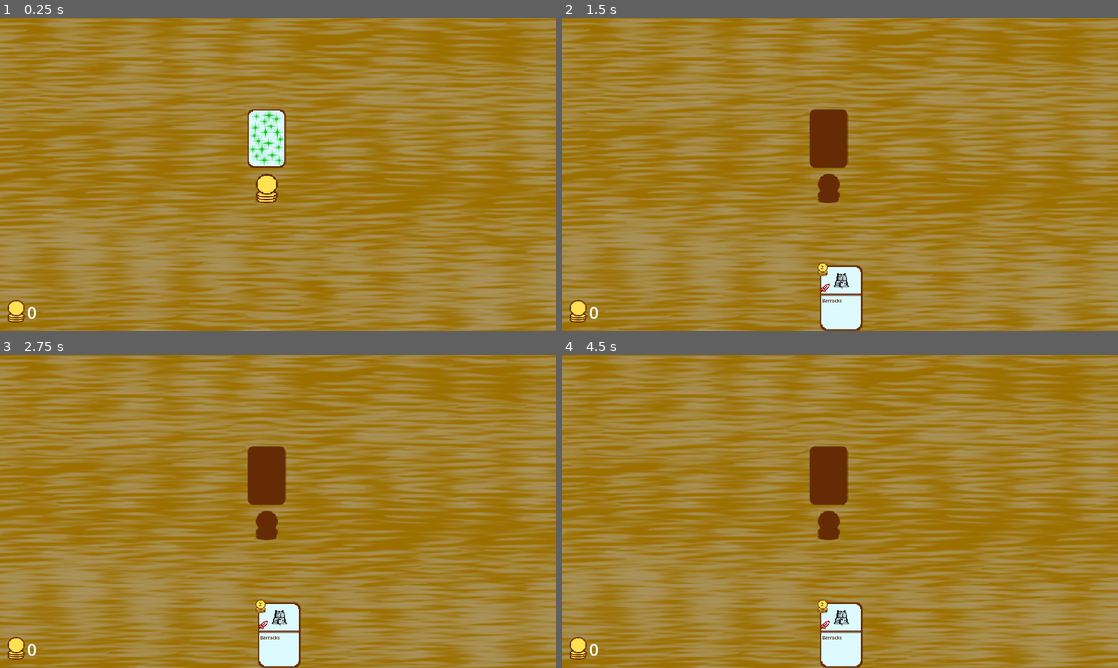
Above: before the commit, frames 1-4 (two rows, left to right).
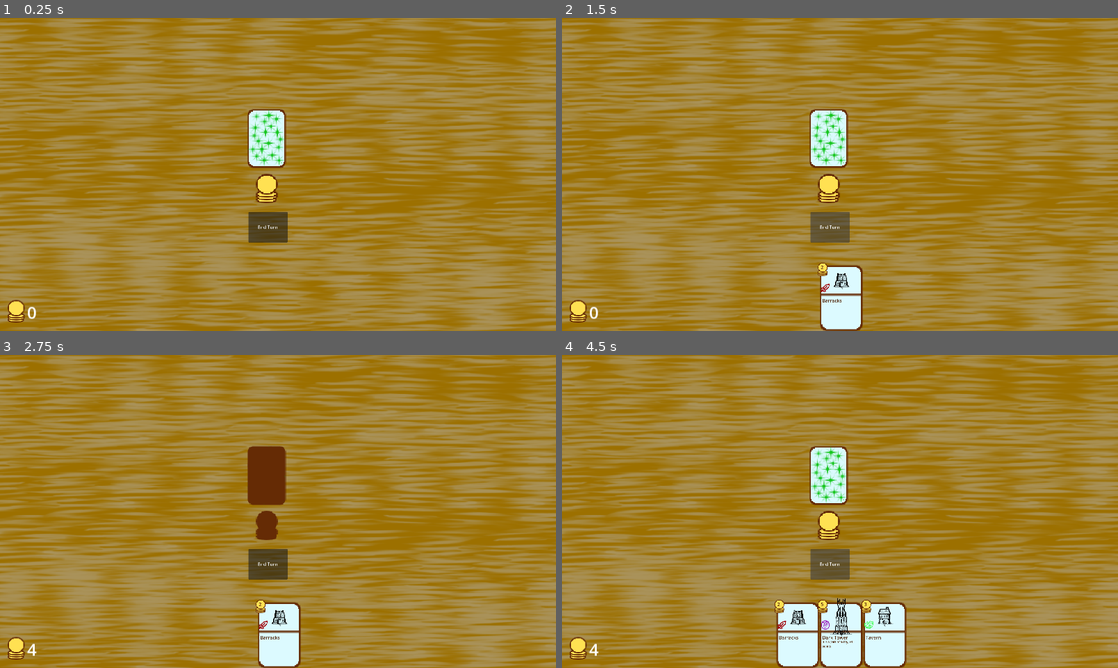
Above: after the commit, the same moments.

Repository: Yevhenii-i/GodotRogueLike
Game: Godot game, scene res://scenes/MainGame.tscn
Same seed, same stepped clock (60 frames per second), same inputs: the game is played once before the commit and once after it.
Inputs (mouse positions are in pixels of both pictures, inside the frame that each line leads up to):
- Up to frame 1 (0.25 s): no input
- Up to frame 2 (1.5 s): click (828, 140) at 0.5 s; click (828, 227) at 1.25 s, where only the run after the commit has a clickable "End Turn"
- Up to frame 3 (2.75 s): click (266, 524) at 2.02 s
- Up to frame 4 (4.5 s): click (828, 564) at 2.75 s, where only the run after the commit has a clickable "End Turn"; click (828, 477) at 3.52 s; click (828, 564) at 4.25 s, where only the run after the commit has a clickable "End Turn"

The runs differ from the first frame. In frame 1, 0.7% of the frame differs, in the area x 44-52%, y 62-72%; in frame 2, 2.0%; in frame 3, 0.7%; in frame 4, 5.6%, in the area x 4-62%, y 29-100%.

Commit message:
implemented proper card playing and turn running procedure

Diff:
--- a/scenes/BattleScreen.tscn
+++ b/scenes/BattleScreen.tscn
@@ -58,8 +58,16 @@
 [node name="EnemyHand" parent="." unique_id=1620162561 instance=ExtResource("12_1fnen")]
 position = Vector2(960, -10)
 
+[node name="EndTurnButton" type="Button" parent="." unique_id=176593769]
+offset_left = 858.0
+offset_top = 669.0
+offset_right = 993.0
+offset_bottom = 775.0
+text = "End Turn"
+
 [connection signal="card_activate" from="PlayerHand" to="." method="_on_player_hand_card_activate"]
 [connection signal="pressed" from="DeckButton" to="." method="_on_deck_button_pressed"]
 [connection signal="pressed" from="MoneyButton" to="." method="_on_money_button_pressed"]
+[connection signal="pressed" from="EndTurnButton" to="." method="_on_end_turn_button_pressed"]
 
 [editable path="PlayerMoney"]
--- a/scripts/BattleManager.gd
+++ b/scripts/BattleManager.gd
@@ -1,4 +1,6 @@
 class_name BattleManager extends Node
+
+signal state_changed()
 
 enum ACTIONS { BUILD = 1, GET_GOLD = 2, GET_CARD = 3 }
 enum PARTICIPANTS { PLAYER = 1, AI = 2}
@@ -34,25 +36,27 @@
 
 	#create init for second player as AIManager
 
+	await run_battle_loop()
+
+func _process(delta: float) -> void:
+	pass
 
 
-func _process(delta: float) -> void:
-	if state.active_character == state.CHARACTERS.FIRST:
-		state.available_actions = state.action_stats[1]
+func run_battle_loop():
+	while true:
+		for character in state.CHARACTERS.values():
+			state.active_character = character
+			state.available_actions = state.action_stats[character].duplicate()
+			await run_character_turn()
+		state.round += 1
 
 
-		#while !state.available_actions.is_empty():
+func run_character_turn():
+	while !state.available_actions.is_empty():
 		bp1_manager.update(state)
-		await state_changed()
-
-		bp1_manager.update(state)
-		await state_changed()
+		await state_changed
 
 
 func _on_manager_action(action: GameAction):
 	action.execute(state)
-	state_changed()
-
-
-func state_changed():
-	pass
+	state_changed.emit()
--- a/scripts/BattleParticipant.gd
+++ b/scripts/BattleParticipant.gd
@@ -1,13 +1,15 @@
 class_name BattleParticipant extends Resource
 
-enum HAND_CHANGES_TYPES { ADDED = 1, REMOVED = 2 }
+enum CHANGES_TYPES { ADDED = 1, REMOVED = 2 }
 
 var _gold: int
 var hand: Dictionary = {}
 var card_id_counter: int = 0
-var active_cards: Array[CardData]
-var hand_changes: Dictionary = {HAND_CHANGES_TYPES.ADDED : [],
-								HAND_CHANGES_TYPES.REMOVED : []}
+var active_cards: Dictionary = {}
+var hand_changes: Dictionary = {CHANGES_TYPES.ADDED : [],
+								CHANGES_TYPES.REMOVED : []}
+var area_changes: Dictionary = {CHANGES_TYPES.ADDED : [],
+								CHANGES_TYPES.REMOVED : []}
 var current_character: int
 var score: int
 
@@ -20,13 +22,15 @@
 func get_gold() -> int:
 	return _gold
 
-func add_card(card_data):
-	hand[card_id_counter] = (card_data)
-	hand_changes[HAND_CHANGES_TYPES.ADDED].push_back(card_id_counter)
+
+func add_card(card_data: CardData):
+	hand[card_id_counter] = card_data
+	hand_changes[CHANGES_TYPES.ADDED].push_back(card_id_counter)
 	card_id_counter += 1
 
-func enough_gold(cost: int) -> bool:
-	if (_gold>=cost):
-		return true
-	else:
-		return false
+
+func play_card(card_id: int, card: Card):
+	active_cards[card_id] = card
+	area_changes[CHANGES_TYPES.ADDED].push_back(card)
+	spend_gold(card.cardCost)
+	hand.erase(card_id)
--- a/scripts/Card.gd
+++ b/scripts/Card.gd
@@ -16,6 +16,8 @@
 @onready var imageSprite: Sprite2D = $CardImageSprite
 @onready var typeSprite: Sprite2D = $CardTypeSprite
 @onready var baseSprite: Sprite2D = $CardBaseSprite
+
+var playability : bool = false
 
 func _ready() -> void:
 	set_card_values(cardCost, cardName, cardAdditionalInfo, cardImageName, cardType)
--- /dev/null
+++ b/scripts/GameActions/EndTurnAction.gd
@@ -0,0 +1,7 @@
+class_name EndTurnAction extends GameAction
+
+var participant_id: int
+
+func execute(state: GameState):
+	var participant = state.get_participant(participant_id)
+	state.clear_action_availability()
--- /dev/null
+++ b/scripts/GameActions/PlayCardAction.gd
@@ -0,0 +1,11 @@
+class_name PlayCardAction extends GameAction
+
+var participant_id: int
+var card_id: int
+var card: Card
+
+func execute(state: GameState):
+	var participant = state.get_participant(participant_id)
+	participant.play_card(card_id, card)
+
+	state.reduce_action_availability(state.ACTIONS.PLAY_CARD, 1)
--- a/scripts/GameState.gd
+++ b/scripts/GameState.gd
@@ -1,33 +1,36 @@
 class_name GameState extends Resource
 
-enum ACTIONS { BUILD = 1, GET_GOLD = 2, GET_CARD = 3 }
+enum ACTIONS { PLAY_CARD = 1, GET_GOLD = 2, GET_CARD = 3, END_TURN = 10 }
 
 enum CHARACTERS { FIRST = 1, SECOND = 2, THIRD = 3} #, FOURTH = 4, FIFTH = 5, SIXTH = 6}
 
 var action_stats: Dictionary = {
 	CHARACTERS.FIRST: {
-		ACTIONS.BUILD: 1,
+		ACTIONS.PLAY_CARD: 1,
 		ACTIONS.GET_GOLD: 2,
 		ACTIONS.GET_CARD: 1,
+		ACTIONS.END_TURN: 1
 	},
 	CHARACTERS.SECOND: {
-		ACTIONS.BUILD: 1,
+		ACTIONS.PLAY_CARD: 1,
 		ACTIONS.GET_GOLD: 4,
 		ACTIONS.GET_CARD: 1,
+		ACTIONS.END_TURN: 1
 	},
 	CHARACTERS.THIRD: {
-		ACTIONS.BUILD: 1,
+		ACTIONS.PLAY_CARD: 1,
 		ACTIONS.GET_GOLD: 2,
 		ACTIONS.GET_CARD: 2,
+		ACTIONS.END_TURN: 1
 	}
 }
 
 var deck: Deck
-var characters: Array
+var assigned_characters: Array
 
 
 var round: int
-var active_character: int
+var active_character: int = 0
 var available_actions: Dictionary
 
 
@@ -36,10 +39,18 @@
 var battle_participants: Dictionary
 
 
+func clear_action_availability():
+	available_actions.clear()
+
 
 func remove_action_availability(action: int):
 	available_actions.erase(action)
 
+func reduce_action_availability(action:int, amount:int):
+	available_actions[action] -= amount
+	if available_actions[action] == 0:
+		remove_action_availability(action)
+
 
 func get_participant(id: int) -> BattleParticipant:
 	return battle_participants[id]
--- a/scripts/Hand.gd
+++ b/scripts/Hand.gd
@@ -1,7 +1,7 @@
 @tool
 extends Node2D
 
-signal card_activate(card: Card)
+signal card_activate(card_id: int, card: Card)
 
 @export var x_pos: int = 0
 @export var y_pos: int = -128
@@ -24,13 +24,13 @@
 	add_child(hand_card)
 	hand_card.mouse_entered.connect(_handle_card_hover)
 	hand_card.mouse_exited.connect(_handle_card_unhover)
-
+	hand.keys()
 	hand_card.load_card_data(card_data)
 	position_cards()
 
 
 func _handle_card_hover(card):
-	print("touch")
+	print(card.playability)
 	hovered.push_back(card)
 
 
@@ -70,11 +70,13 @@
 func _input(event):
 	if event.is_action_pressed("mouse_click") && current_selected_card_index >= 0:
 		var card = hand[current_selected_card_index]
-		remove_card_by_entity(card)
+		if card.playability == true:
+			card.playability = false
+			remove_card_by_entity(card)
+			card_activate.emit(current_selected_card_index, card)
+			#card.queue_free()
 
-		#card.queue_free()
 		card.unhighlight()
-		card_activate.emit(card)
 		current_selected_card_index = -1
 
 
@@ -95,6 +97,6 @@
 			highest_hovered_index = max(highest_hovered_index, index)
 
 
-		if highest_hovered_index >= 0 && highest_hovered_index < hand.size():
+		if highest_hovered_index >= 0:
 			hand[highest_hovered_index].highlight()
 			current_selected_card_index = highest_hovered_index
--- a/scripts/UIManager.gd
+++ b/scripts/UIManager.gd
@@ -1,6 +1,6 @@
 class_name UIManager extends Node
 
-enum ACTIONS { BUILD = 1, GET_GOLD = 2, GET_CARD = 3 }
+enum ACTIONS { PLAY_CARD = 1, GET_GOLD = 2, GET_CARD = 3, END_TURN = 10 }
 
 signal do_action(action: GameAction)
 
@@ -9,6 +9,7 @@
 @onready var playerMoneyLabel = $PlayerMoney/MoneyAmount
 @onready var moneyButton = $MoneyButton
 @onready var deckButton = $DeckButton
+@onready var endTurnButton = $EndTurnButton
 
 var player_id: int = 0
 var available_actions: Dictionary = {}
@@ -26,33 +27,57 @@
 	else:
 		deckButton.disabled = true
 
+	if available_actions.get(ACTIONS.END_TURN):
+		endTurnButton.disabled = false
+	else:
+		endTurnButton.disabled = true
+
+
+	var player = state.battle_participants[player_id]
+	if !player.hand.is_empty():
+		if available_actions.get(ACTIONS.PLAY_CARD):
+			for card_id in player.hand.keys():
+				var card = playerHand.hand[card_id]
+				if card.cardCost <= player.get_gold():
+					card.playability = true
+				else:
+					card.playability = false
+		else:
+			for card_id in player.hand.keys():
+				var card = playerHand.hand[card_id]
+				card.playability = false
+
+
 
 func update_graphics(state: GameState):
 	playerMoneyLabel.set_text(str(state.battle_participant1.get_gold()))
 
-	for i in state.battle_participant1.hand_changes[BattleParticipant.HAND_CHANGES_TYPES.ADDED]:
+	for i in state.battle_participant1.hand_changes[BattleParticipant.CHANGES_TYPES.ADDED]:
 		playerHand.add_card(i, state.battle_participant1.hand[i])
-	state.battle_participant1.hand_changes[BattleParticipant.HAND_CHANGES_TYPES.ADDED] = []
+	state.battle_participant1.hand_changes[BattleParticipant.CHANGES_TYPES.ADDED] = []
+
+	for i in state.battle_participant1.area_changes[BattleParticipant.CHANGES_TYPES.ADDED]:
+		playerArea.add_card(i)
+	state.battle_participant1.area_changes[BattleParticipant.CHANGES_TYPES.ADDED] = []
 
 
 func update(state: GameState):
+	update_graphics(state)
 	set_availability(state)
-	update_graphics(state)
 
 
-func _on_player_hand_card_activate(card: Card) -> void:
-	playerArea.add_card(card)
-	pass # Replace with function body.
-
+func _on_player_hand_card_activate(card_id: int, card: Card) -> void:
+	var action = PlayCardAction.new()
+	action.participant_id = player_id
+	action.card_id = card_id
+	action.card = card
+	do_action.emit(action)
 
 func _on_deck_button_pressed() -> void:
 	var action = GetCardsAction.new()
 	action.participant_id = player_id
 	action.cards_amount = available_actions.get(ACTIONS.GET_CARD)
 	do_action.emit(action)
-	pass
-	#var card_data = state.deck.get_random_card()
-	#playerHand.add_card(card_data)
 
 
 func _on_money_button_pressed() -> void:
@@ -60,4 +85,9 @@
 	action.participant_id = player_id
 	action.gold_amount = available_actions.get(ACTIONS.GET_GOLD)
 	do_action.emit(action)
-	pass
+
+
+func _on_end_turn_button_pressed() -> void:
+	var action = EndTurnAction.new()
+	action.participant_id = player_id
+	do_action.emit(action)
Not shown, added: scripts/GameActions/EndTurnAction.gd.uid
Not shown, added: scripts/GameActions/PlayCardAction.gd.uid
